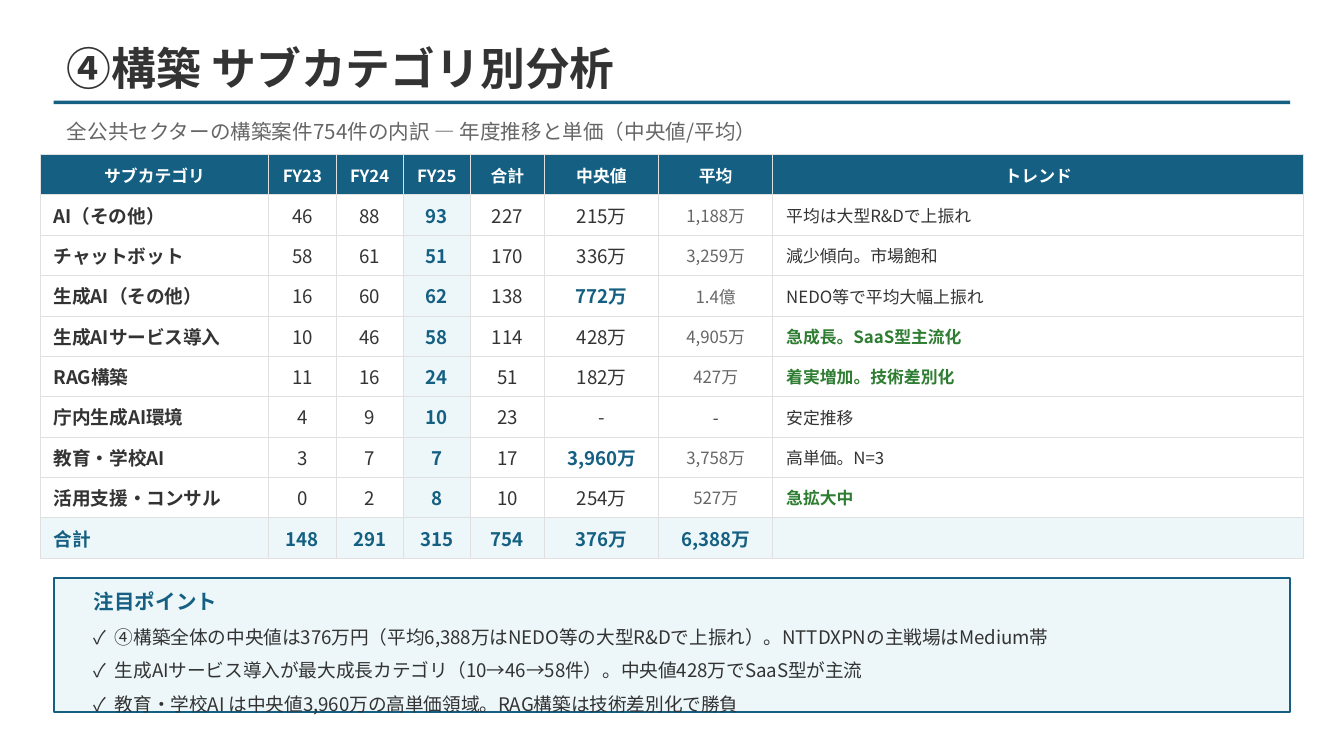
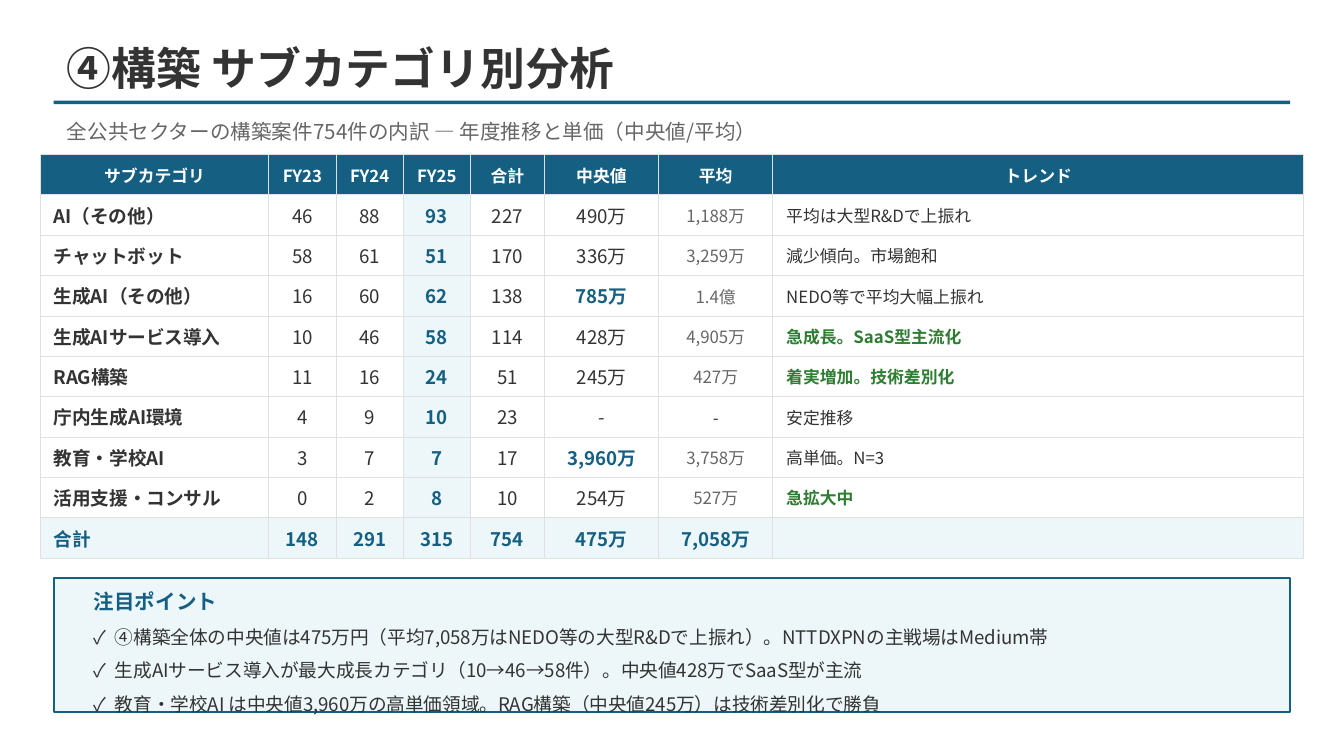
Before and after one commit to ttygtdgs/obsidian-ttygtd, a slide deck: slide 5 of 05_Output/Projects/@Active/NTTDX-Customer-Expansion-Mission/02-materials/FY2026-公共セクター生成AI案件-フェーズ別見通し.pptx. Drawn at 1344x756 pixels with LibreOffice and Linux fonts; fonts in the diff are those of the drawing; background and template pictures are left out. Boxes give left, top, right and bottom in pixels: in the first picture for what was removed or moved away, otherwise in the second. Text is boxed around its words. In the diff, an @@ line names an element or a change of style, - is before the commit and + after.

```diff
--- a/05_Output/Projects/@Active/NTTDX-Customer-Expansion-Mission/02-materials/FY2026-公共セクター生成AI案件-フェーズ別見通し.pptx
+++ b/05_Output/Projects/@Active/NTTDX-Customer-Expansion-Mission/02-materials/FY2026-公共セクター生成AI案件-フェーズ別見通し.pptx
@@ table at [40, 155, 1304, 558] @@
-row 2, column 6: 215万
+row 2, column 6: 490万
-row 4, column 6: 772万
+row 4, column 6: 785万
-row 6, column 6: 182万
+row 6, column 6: 245万
-row 10, column 6: 376万
+row 10, column 6: 475万
-row 10, column 7: 6,388万
+row 10, column 7: 7,058万
@@ text at [115, 628, 1049, 648]: text changed @@
-✓ ④構築全体の中央値は376万円（平均6,388万はNEDO等の大型R&Dで上振れ）。NTTDXPNの主戦場はMedium帯
+✓ ④構築全体の中央値は475万円（平均7,058万はNEDO等の大型R&Dで上振れ）。NTTDXPNの主戦場はMedium帯
@@ text at [115, 695, 881, 715]: text changed @@
-✓ 教育・学校AI は中央値3,960万の高単価領域。RAG構築は技術差別化で勝負
+✓ 教育・学校AI は中央値3,960万の高単価領域。RAG構築（中央値245万）は技術差別化で勝負
```
Also in this commit, not shown: 1 other slide changed, 3 other files.
